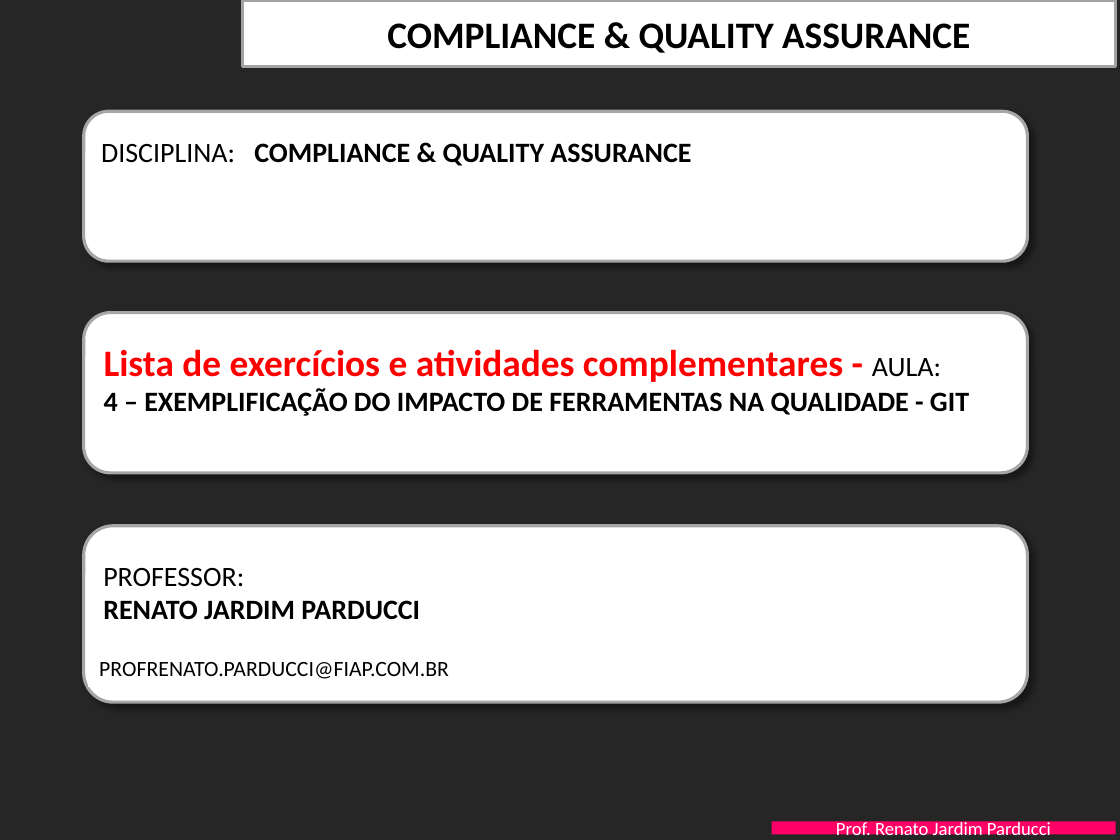
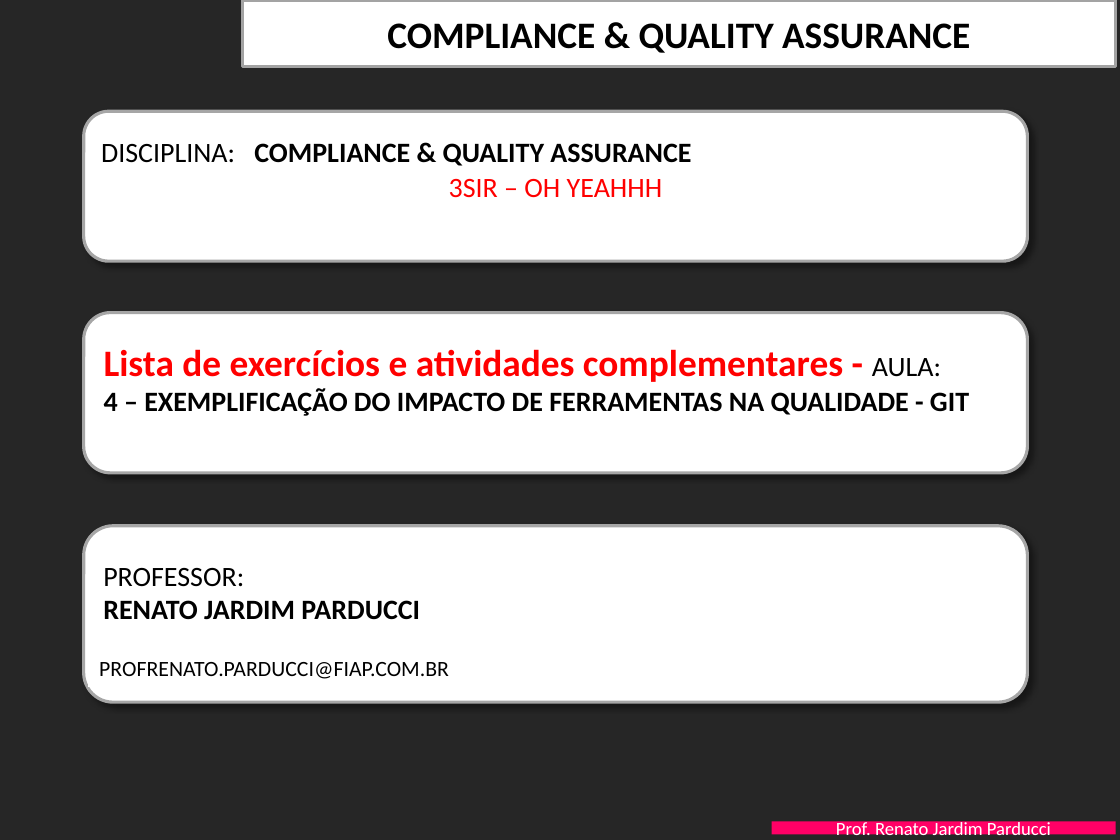
Before and after one commit to Xiophanny/SI-Estacionamento, a slide deck: slide 1 of Documentação/FIAP-QualidProjSW-Aula-4-GIT - EXERCICIOS.pptx. Drawn at 1120x840 pixels with LibreOffice and Linux fonts; fonts in the diff are those of the drawing; background and template pictures are left out. Boxes give left, top, right and bottom in pixels: in the first picture for what was removed or moved away, otherwise in the second. Text is boxed around its words. In the diff, an @@ line names an element or a change of style, - is before the commit and + after.

Commit message:
Adição dos dados da turma
Adição dos dados da turma

```diff
--- a/Documentação/FIAP-QualidProjSW-Aula-4-GIT - EXERCICIOS.pptx
+++ b/Documentação/FIAP-QualidProjSW-Aula-4-GIT - EXERCICIOS.pptx
@@ text in rounded rectangle at bbox=[449, 179, 663, 198]: text added @@
+3SIR – OH YEAHHH
```
